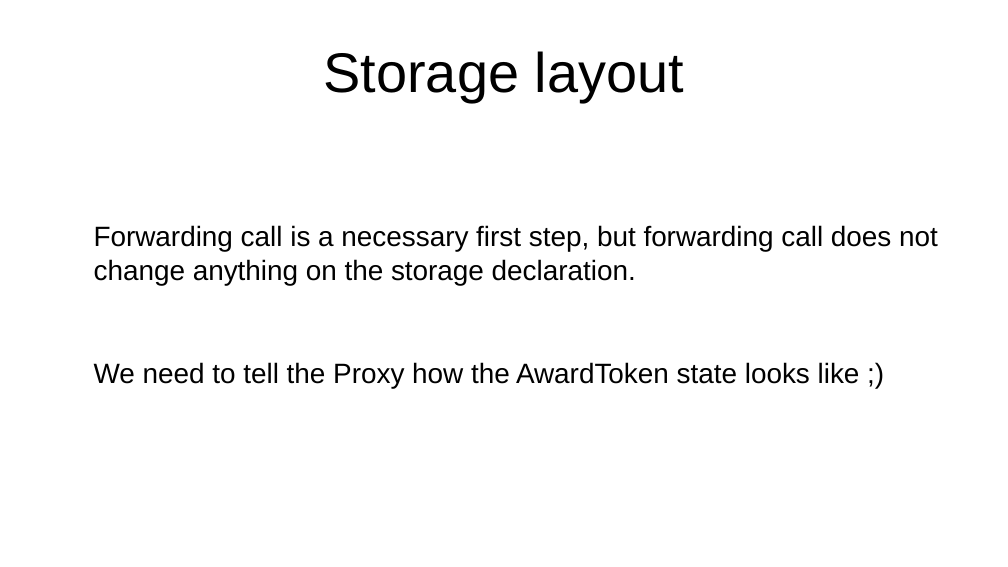
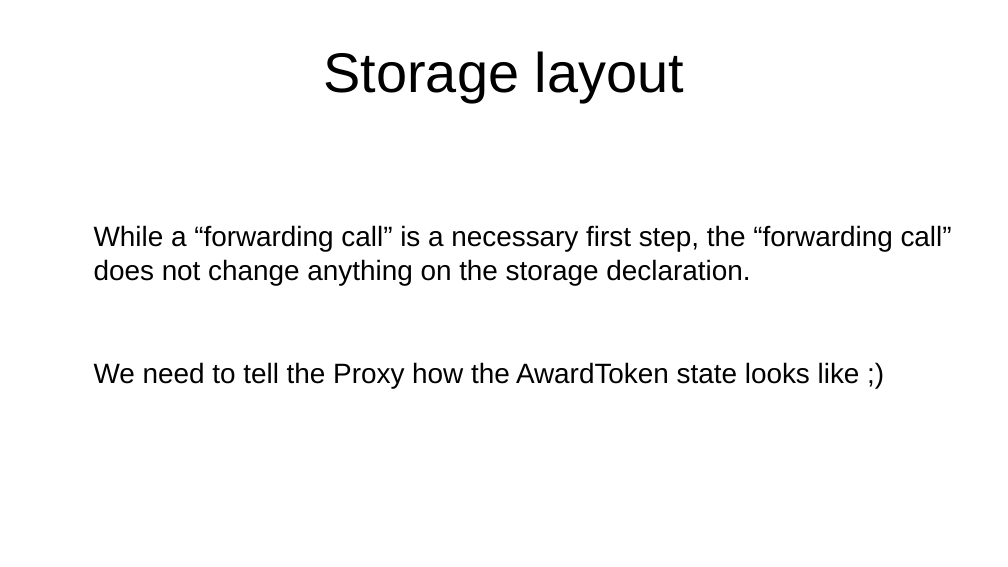
Before and after one commit to bunsenstraat/remix-workshops-cleanup, a slide deck: slide 13 of proxyContractAwardToken/ProxyContract.odp. Drawn at 1008x567 pixels with LibreOffice and Linux fonts; fonts in the diff are those of the drawing. Boxes give left, top, right and bottom in pixels: in the first picture for what was removed or moved away, otherwise in the second. Text is boxed around its words. In the diff, an @@ line names an element or a change of style, - is before the commit and + after.

```diff
--- a/proxyContractAwardToken/ProxyContract.odp
+++ b/proxyContractAwardToken/ProxyContract.odp
@@ text at (94, 225, 952, 285): text changed @@
-Forwarding call is a necessary first step, but forwarding call does not change anything on the storage declaration.
+While a “forwarding call” is a necessary first step, the “forwarding call” does not change anything on the storage declaration.
```
Also in this commit, not shown: 11 other slides changed, 2 slides added, 14 other files.
